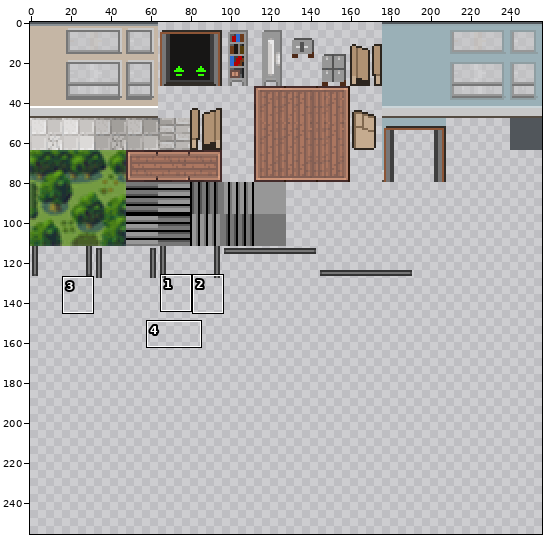
One commit to this sprite sheet: public/tiles/Stage1_Tiles-1.png. The picture above shows the old version from afar; the outline marks the close-up.
Close-up. Before the edit:
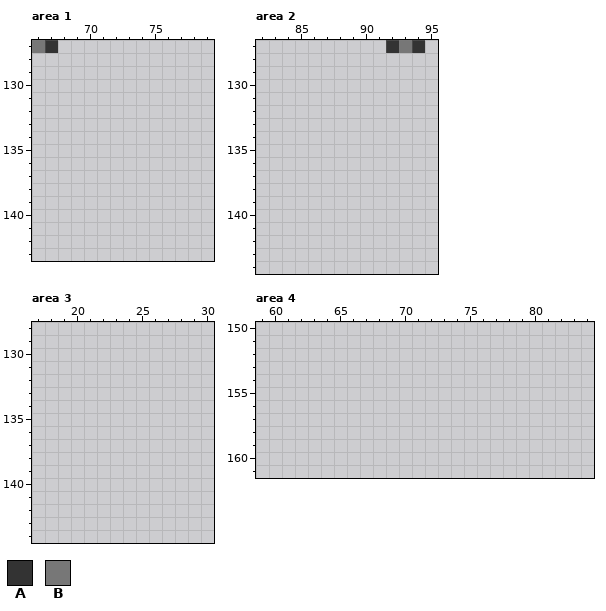
The file is 256x256 pixels. Colours within 5 levels of each other are drawn and written as one. Shown: area 1: x 66..79, y 127..143; area 2: x 82..95, y 127..144; area 3: x 17..30, y 128..144; area 4: x 59..84, y 150..161. The commit also changed other parts of the picture, which this record leaves out.
Palette (. is transparent): A #333333  B #777777
Pixels before, area 1, first column x 66:
127 BA
Pixels before, area 2, first column x 92:
127 ABA
After:
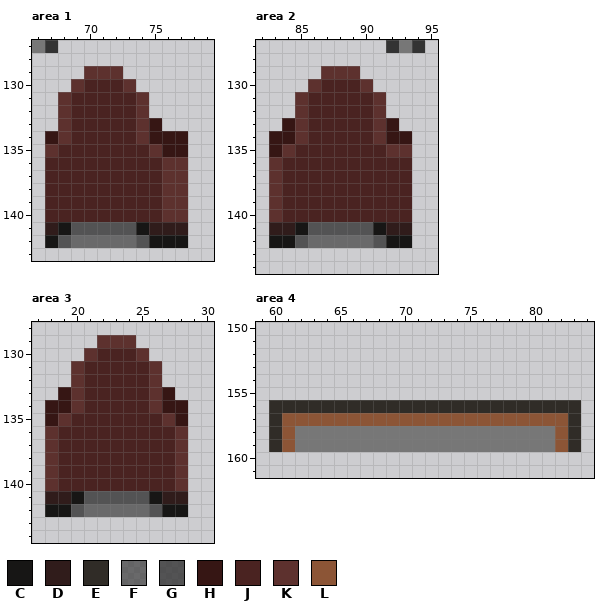
Colours new in this view: C #171615  D #301c1b  E #302c27  F #343434a7  G #343434cb  H #361614  J #4a2321  K #5d312e  L #8c5536
Difference:
Changed rows in their new state; - is an unchanged pixel.
Area 1:
first column x 67:
129 ---KKK-----
130 --KJJJK----
131 -KJJJJJK---
132 -KJJJJJK---
133 -KJJJJJKH--
134 HKJJJJJKHHH
135 KJJJJJJJKHH
136 JJJJJJJJJKK
137 JJJJJJJJJKK
138 JJJJJJJJJKK
139 JJJJJJJJJKK
140 JJJJJJJJJKK
141 DCGGGGGCDDD
142 CGFFFFFGCCC
Area 2:
first column x 83:
129 ----KKK----
130 ---KJJJK---
131 --KJJJJJK--
132 --KJJJJJK--
133 -HKJJJJJKH-
134 HHKJJJJJKHH
135 HKJJJJJJJKK
136 KJJJJJJJJJJ
137 KJJJJJJJJJJ
138 KJJJJJJJJJJ
139 KJJJJJJJJJJ
140 KJJJJJJJJJJ
141 DDCGGGGGCDD
142 CCGFFFFFGCC
Area 3:
first column x 18:
129 ----KKK----
130 ---KJJJK---
131 --KJJJJJK--
132 --KJJJJJK--
133 -HKJJJJJKH-
134 HHKJJJJJKHH
135 HKJJJJJJJKH
136 KJJJJJJJJJK
137 KJJJJJJJJJK
138 KJJJJJJJJJK
139 KJJJJJJJJJK
140 KJJJJJJJJJK
141 DDCGGGGGCDD
142 CCGFFFFFGCC
Area 4:
first column x 60:
156 EEEEEEEEEEEEEEEEEEEEEEEE
157 ELLLLLLLLLLLLLLLLLLLLLLE
158 ELBBBBBBBBBBBBBBBBBBBBLE
159 ELBBBBBBBBBBBBBBBBBBBBLE
